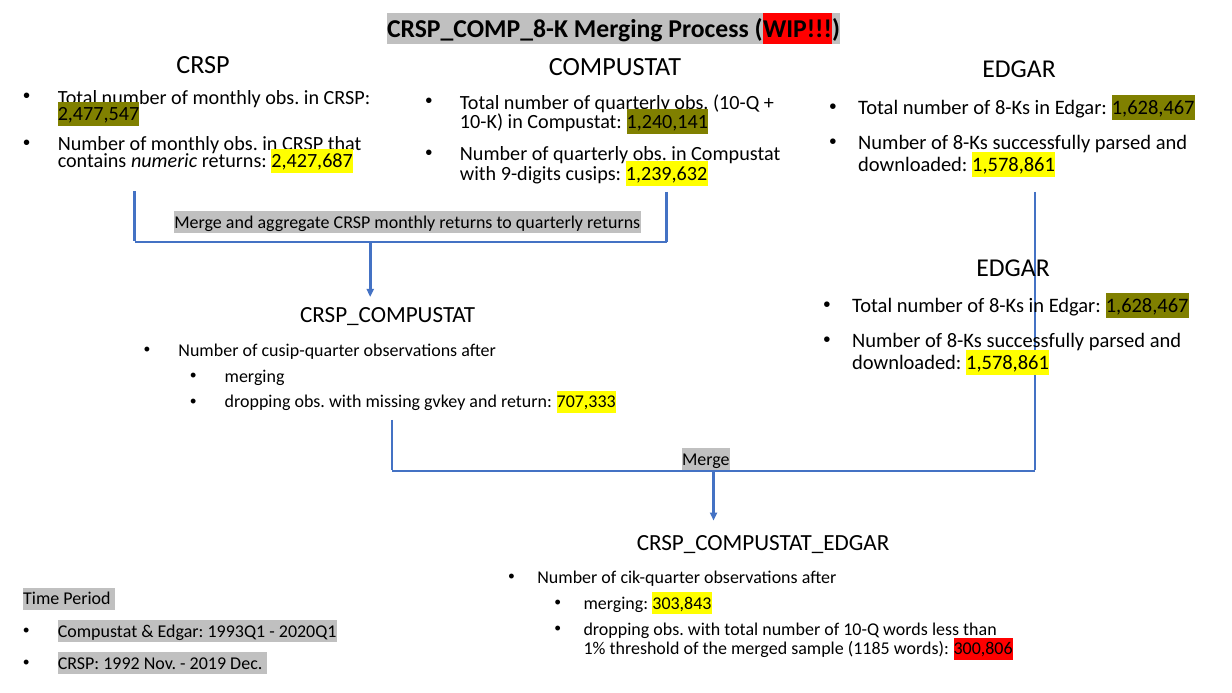
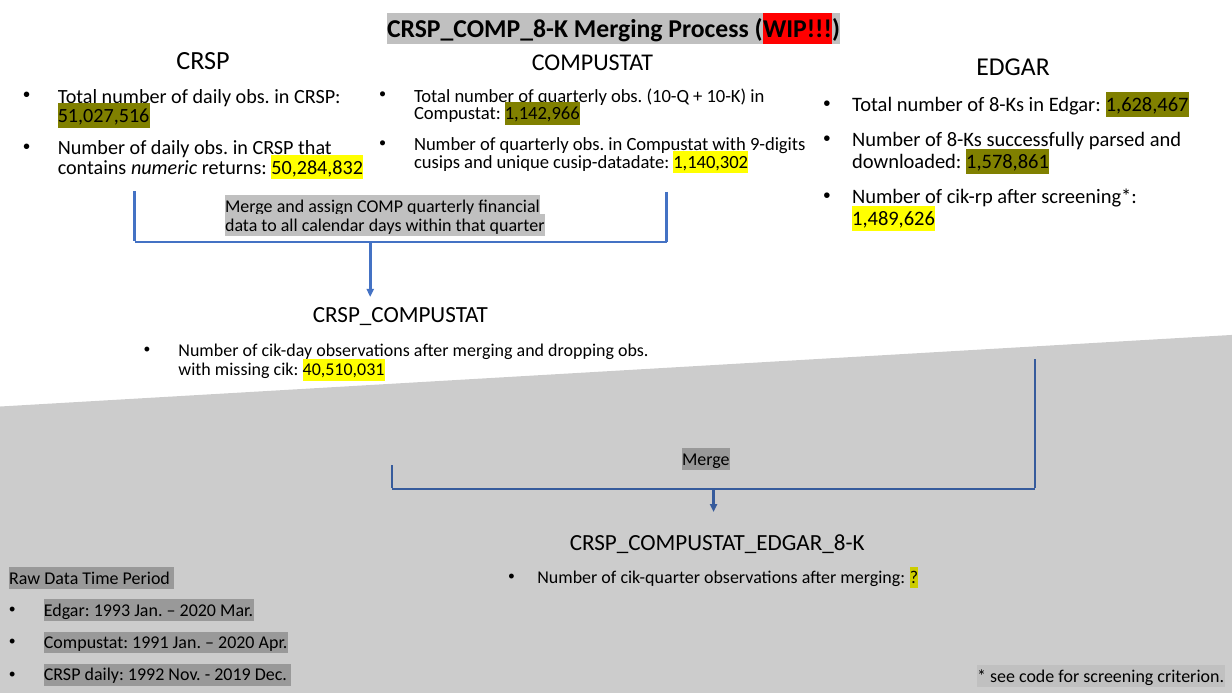
Before and after one commit to fengzhi22/narrative_conservatism, a slide deck: slide 5 of output/Figures.pptx. Drawn at 1232x693 pixels with LibreOffice and Linux fonts; fonts in the diff are those of the drawing. Boxes give left, top, right and bottom in pixels: in the first picture for what was removed or moved away, otherwise in the second. Text is boxed around its words. In the diff, an @@ line names an element or a change of style, - is before the commit and + after.

Commit message:
update 8-K data processing, ABTONE tables #7 #8

```diff
--- a/output/Figures.pptx
+++ b/output/Figures.pptx
@@ text at box(176, 52, 229, 69): line spacing 0.7 to 0.8 @@
@@ subtitle "COMPUSTAT": place and size @@
-subtitle "COMPUSTAT" at box(460, 58, 780, 184)
+subtitle "COMPUSTAT" at box(414, 54, 805, 174)
@@ subtitle at box(532, 54, 653, 70): size 20.4 to 18.7 pt in "COMPUSTAT" @@
@@ text at box(58, 86, 363, 180): text changed @@
-• Total number of monthly obs. in CRSP: 2,477,547
-• Number of monthly obs. in CRSP that contains numeric returns: 2,427,687
+• Total number of daily obs. in CRSP: 51,027,516
+• Number of daily obs. in CRSP that contains numeric returns: 50,284,832
@@ subtitle at box(414, 86, 805, 174): text changed; size 15.7 to 14.4 pt @@
-• Total number of quarterly obs. (10-Q + 10-K) in Compustat: 1,240,141
-• Number of quarterly obs. in Compustat with 9-digits cusips: 1,239,632
+• Total number of quarterly obs. (10-Q + 10-K) in Compustat: 1,142,966
+• Number of quarterly obs. in Compustat with 9-digits cusips and unique cusip-datadate: 1,140,302
@@ text at box(852, 131, 1181, 171): highlight #FFFF00 to #808000 in "1,578,861" @@
@@ text at box(225, 199, 545, 234): text changed @@
-Merge and aggregate CRSP monthly returns to quarterly returns
+Merge and assign COMP quarterly financial data to all calendar days within that quarter
@@ text at box(852, 188, 1136, 228): paragraph added @@
+• Number of cik-rp after screening*: 1,489,626
@@ text removed at box(852, 255, 1189, 372) @@
-EDGAR
-• Total number of 8-Ks in Edgar: 1,628,467
-• Number of 8-Ks successfully parsed and downloaded: 1,578,861
@@ flow chart manual input added at box(0, 335, 1232, 693), fill #000000 at 20% opacity @@
@@ text at box(178, 343, 648, 378): text changed @@
-• Number of cusip-quarter observations after
-  • merging
-  • dropping obs. with missing gvkey and return: 707,333
+• Number of cik-day observations after merging and dropping obs. with missing cik: 40,510,031
@@ line moved from (1035, 192) - (1035, 470) to (1035, 360) - (1035, 489) @@
@@ line moved from (392, 420) - (392, 470) to (392, 465) - (392, 489) @@
@@ line moved from (392, 471) - (1035, 471) to (392, 489) - (1035, 489) @@
@@ arrow moved from (714, 471) - (714, 520) to (714, 489) - (714, 512) @@
@@ text at box(537, 534, 905, 586): text changed @@
-CRSP_COMPUSTAT_EDGAR
-• Number of cik-quarter observations after
-  • merging: 303,843
-  • dropping obs. with total number of 10-Q words less than 1% threshold of the merged sample (1185 words): 300,806
+CRSP_COMPUSTAT_EDGAR_8-K
+• Number of cik-quarter observations after merging: ?
@@ text at box(9, 571, 288, 683): text changed @@
-Time Period
-• Compustat & Edgar: 1993Q1 - 2020Q1
-• CRSP: 1992 Nov. - 2019 Dec.
+Raw Data Time Period
+• Edgar: 1993 Jan. – 2020 Mar.
+• Compustat: 1991 Jan. – 2020 Apr.
+• CRSP daily: 1992 Nov. - 2019 Dec.
@@ text added at box(990, 669, 1224, 685), 14 pt, text #000000 @@
+* see code for screening criterion.
```
Also in this commit, not shown: 3 other slides changed, 1 slide added, 17 other files.
